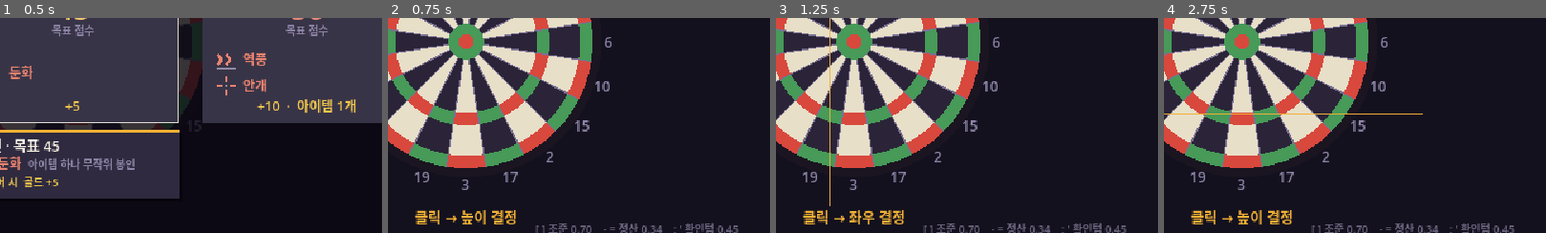
Above: before the commit, frames 1-4 (left to right).
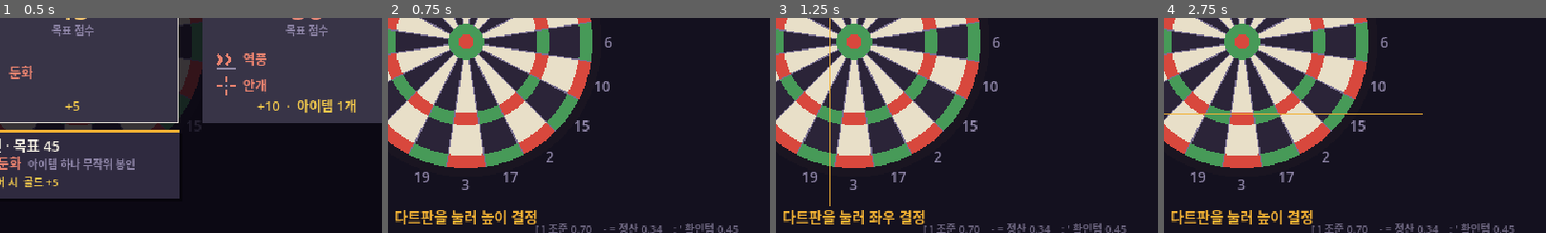
Above: after the commit, the same moments.

Repository: GGbong69/test-03
Game: Godot game, scene res://scenes/main.tscn
Two runs of this game, one before a commit and one after it. Both use one fixed random seed, a clock stepped at 60 frames per second and the inputs below.
Inputs (mouse positions are % of the whole screen's width and height, from its top left):
- Up to frame 1 (0.5 s): no input
- Up to frame 2 (0.75 s): tap Enter at 0.5 s; move the mouse to (72, 45) at 0.52 s; click (72, 45) at 0.67 s
- Up to frame 3 (1.25 s): tap Space at 0.77 s
- Up to frame 4 (2.75 s): move the mouse to (30, 55) at 1.27 s; click (30, 55) at 1.42 s; tap Space at 1.52 s; move the mouse to (60, 28) at 2.02 s; click (60, 28) at 2.17 s
The pictures show only the part of the screen within x 40-90%, y 49-99%; the shares and areas given below are measured in that part.

Frame 1 is identical in both runs. In frame 2, 1.8% of the frame differs, in the area x 2-39%, y 89-97%; in frame 3, 1.8%; in frame 4, 1.8%.

Commit message:
조준은 다트판 위에서만 잠긴다
아무 데나 눌러도 조준이 잠겼다. 그래서 벽의 자루를 고르려다 빗나간
클릭이 그대로 조준이 되어 버렸다 — 무를 방법이 없는 실수다.

R*1.22 안에서만 _advance 한다. 숫자 고리까지 포함해 넉넉히 잡았다.
키보드(m.x < 0)는 좌표가 없으므로 통과시킨다.

힌트도 "클릭 → 높이 결정" 에서 "다트판을 눌러 높이 결정" 으로 바꾼다.
규칙이 바뀌었으므로 이 문장은 설명이 아니라 규칙 자체다.

Co-Authored-By: Claude Opus 5 <noreply@anthropic.com>

Diff:
--- a/scripts/game.gd
+++ b/scripts/game.gd
@@ -1004,7 +1004,12 @@
 				if _mag_rect(i).has_point(m):
 					_pick_dart(i)
 					return
-			_advance()
+			# 다트판 위에서만 잠긴다. 아무 데나 눌러도 되면 벽의 자루를 고르려다
+			# 빗나간 클릭이 그대로 조준이 되어, 무르지 못하는 실수가 생긴다.
+			# 숫자 고리까지 포함해 R*1.22 로 넉넉히 잡는다.
+			# m.x < 0 은 키보드에서 온 것이다 — 좌표가 없으므로 통과시킨다.
+			if m.x < 0.0 or (m - BC).length() <= R * 1.22:
+				_advance()
 		S.CLEAR:
 			# 좌표를 보지 않는다 — 아무 데나 누르든 스페이스든 상점으로 넘어간다
 			_open_shop()
@@ -4184,9 +4189,9 @@
 		S.PICK:
 			hint = "던질 다트를 고르세요"
 		S.AIM_V:
-			hint = "클릭 → 높이 결정"
+			hint = "다트판을 눌러 높이 결정"
 		S.AIM_H:
-			hint = "클릭 → 좌우 결정"
+			hint = "다트판을 눌러 좌우 결정"
 		S.CONFIRM:
 			hint = "조준 확인"
 	if hint != "":
